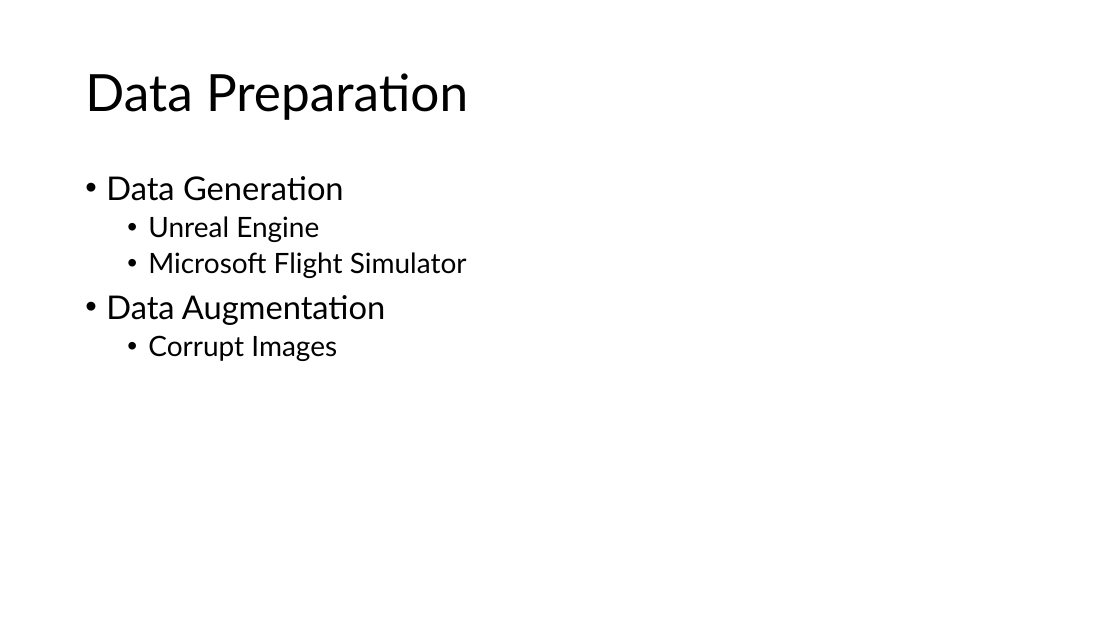
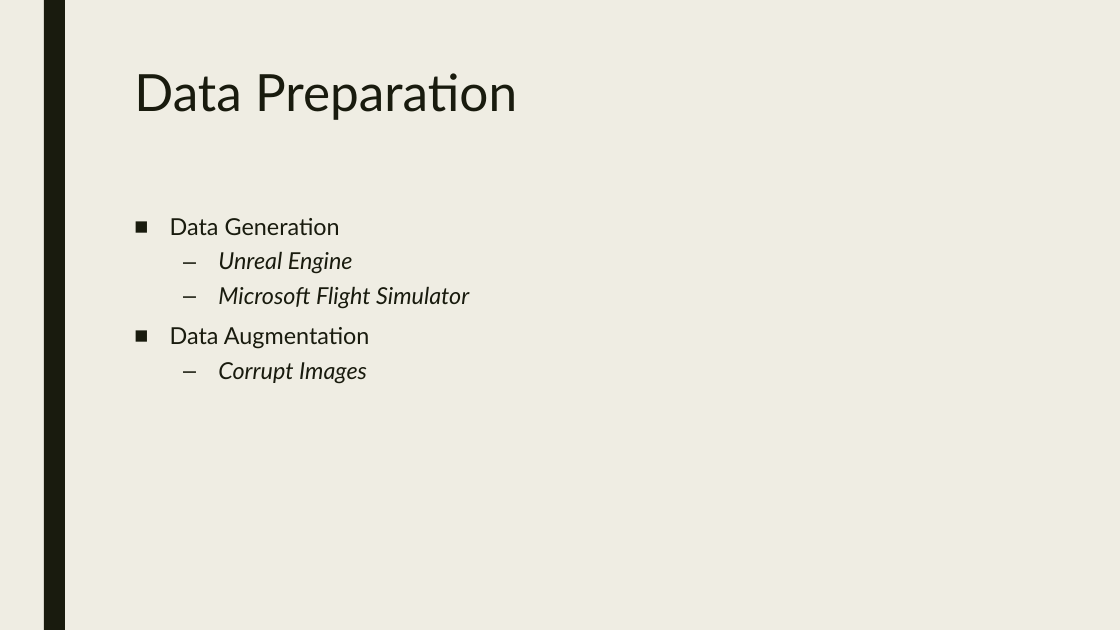
Before and after one commit to akshaygulabrao/research, a slide deck: slide 11 of Arete.pptx (slide 6 before the commit). Drawn at 1120x630 pixels with LibreOffice and Linux fonts; fonts in the diff are those of the drawing. Boxes give left, top, right and bottom in pixels: in the first picture for what was removed or moved away, otherwise in the second. Text is boxed around its words. In the diff, an @@ line names an element or a change of style, - is before the commit and + after.

```diff
--- a/Arete.pptx
+++ b/Arete.pptx
@@ background #FFFFFF to #EFEDE3 @@
@@ rectangle added at box(44, 0, 65, 630), fill #191B0E @@
@@ title "Data Preparation": place and size @@
-title "Data Preparation" at box(85, 73, 468, 120)
+title "Data Preparation" at box(134, 73, 517, 120)
@@ title "Data Preparation" at box(134, 73, 517, 120): text colour #000000 to #191B0E; line spacing 0.9 to 0.89; vertical alignment middle to top @@
@@ text "Data Generation": place and size @@
-text "Data Generation" at box(106, 176, 467, 361)
+text "Data Generation" at box(170, 218, 469, 384)
@@ text "Data Generation" at box(170, 218, 469, 384): size 28 to 20 pt in "Data Generation", "Data Augmentation"; text colour #000000 to #191B0E; size 24 to 20 pt, italic on in "Unreal Engine", "Microsoft Flight Simulator", "Corrupt Images"; bullet • to ■; line spacing 0.9 to 0.94; more space between paragraphs; bullet • to – @@
```
Also in this commit, not shown: 5 other slides changed, 12 slides added, 4 slides removed, 2 other files.
